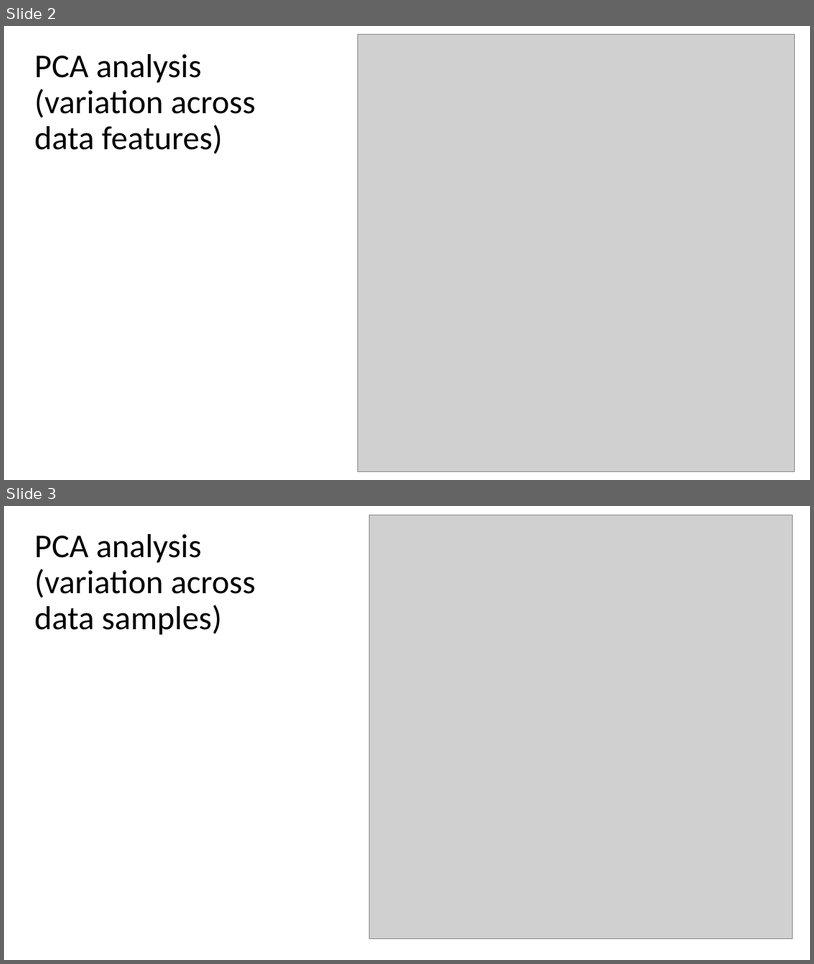
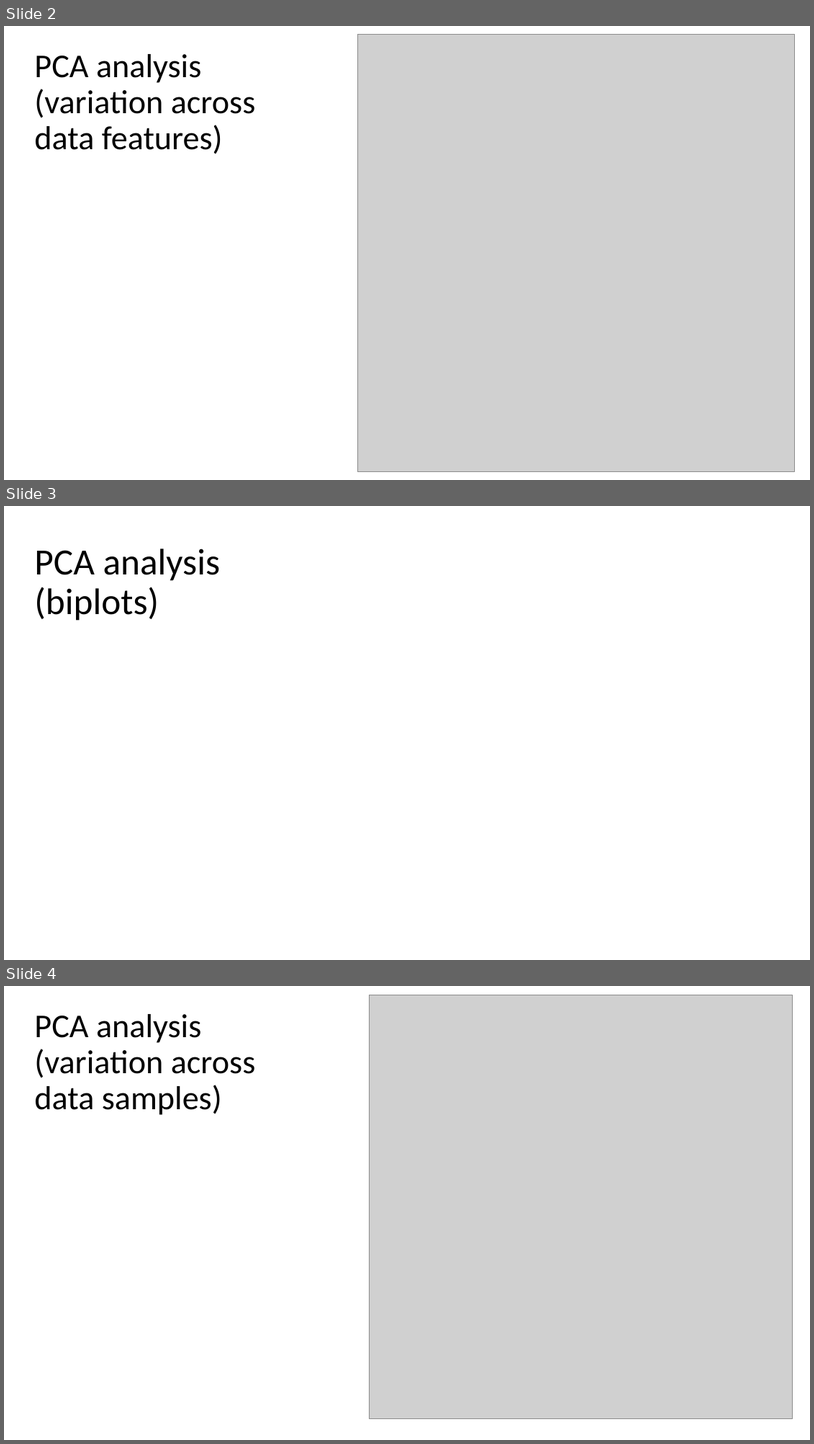
Before and after one commit to maruti-iitm/species_area_scaling, a slide deck: Slides/hydrosheds_vs_SR_v15.pptx. Shown one above the other, each under a label of ours: slides 2 and 3 before the commit, slides 2, 3 and 4 after it. The pictures are 814x964 and 814x1444 pixels, drawn with LibreOffice and Linux fonts; fonts in the diff are those of the drawing; grey boxes stand for pictures. Boxes give left, top, right and bottom in pixels: in the first picture for what was removed or moved away, otherwise in the second. Text is boxed around its words. In the diff, an @@ line names an element or a change of style, - is before the commit and + after.

```diff
--- a/Slides/hydrosheds_vs_SR_v15.pptx
+++ b/Slides/hydrosheds_vs_SR_v15.pptx
@@ slide 3 added at bbox=[4, 506, 810, 960], background #FFFFFF @@
@@ title added at bbox=[34, 548, 221, 620], 44 pt, text #000000 @@
+PCA analysis
+(biplots)
@@ what was slide 3 is now slide 4 @@
```
Also in this commit, not shown: 1 slide changed, 16 other files.
